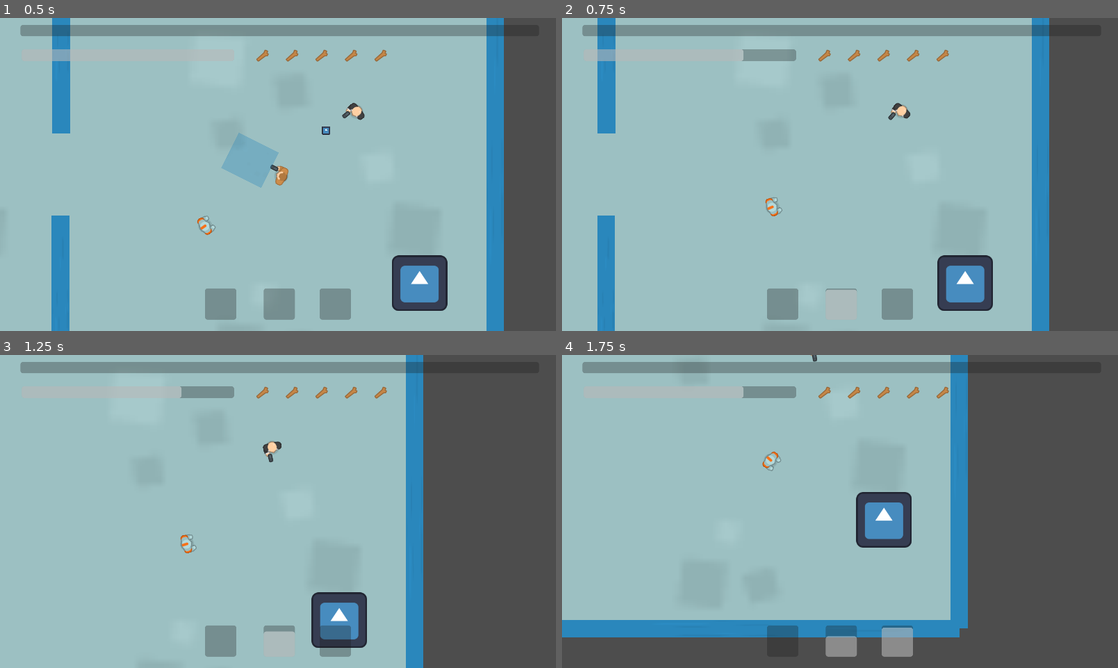
Above: before the commit, frames 1-4 (two rows, left to right).
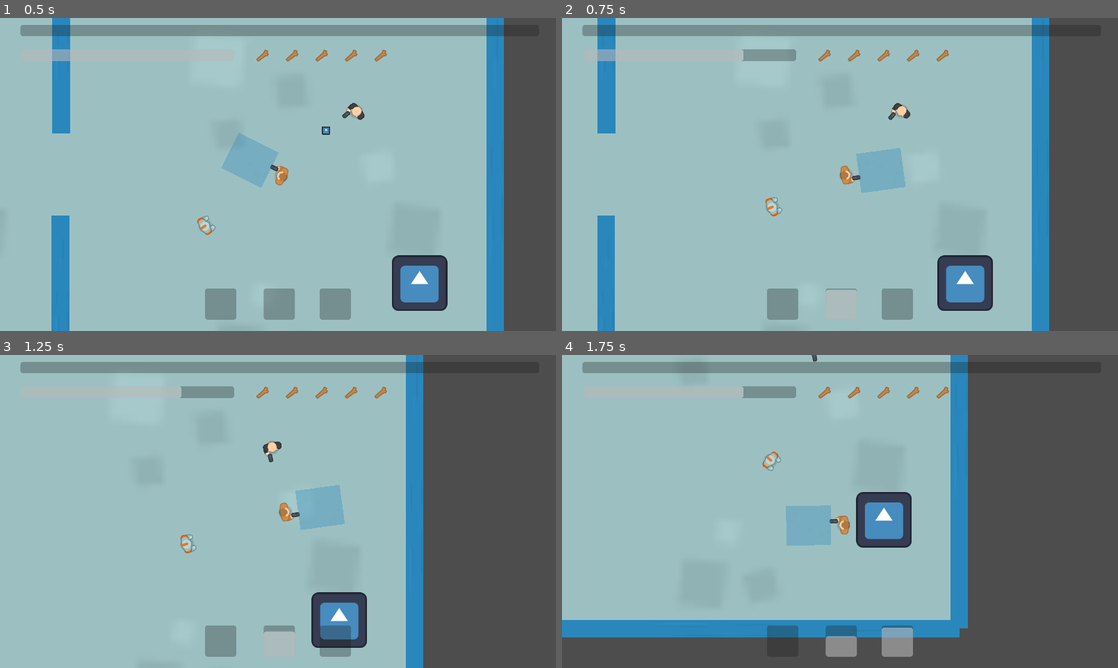
Above: after the commit, the same moments.

Repository: dmq262/Shadow-Stallion
Game: Godot game, scene res://scenes/main.tscn
Same seed, same stepped clock (60 frames per second), same inputs: the game is played once before the commit and once after it. The engine's default icon, where the game draws it, is replaced by a stand-in: a white triangle on a blue panel in a dark square. Sound files missing from this copy of the repository are replaced by a short silence.
Inputs (mouse positions are in pixels of both pictures, inside the frame that each line leads up to):
- Up to frame 1 (0.5 s): no input
- Up to frame 2 (0.75 s): move the mouse to (962, 158) at 0.52 s; hold D (move_right) from 0.53 s (still down); right-click (962, 158) at 0.6 s
- Up to frame 3 (1.25 s): keep holding D (move_right)
- Up to frame 4 (1.75 s): move the mouse to (728, 527) at 1.27 s; release D (move_right) at 1.28 s; hold S (move_down) from 1.28 s (still down); tap Shift (dash) at 1.35 s

Frame 1 is identical in both runs. In frame 2, 1.1% of the frame differs, in the area x 49-62%, y 41-56%; in frame 3, 1.1%; in frame 4, 1.1%.

Commit message:
remove code that hides player

Diff:
--- a/scenes/bullet.gd
+++ b/scenes/bullet.gd
@@ -23,7 +23,6 @@
 		body.health -= 50
 		queue_free()
 	elif body.is_in_group("player") and is_in_group("enemy_bullet"):
-		body.hide()
 		body.health -= 50
 		queue_free()
 	elif body.is_in_group("wall"):
